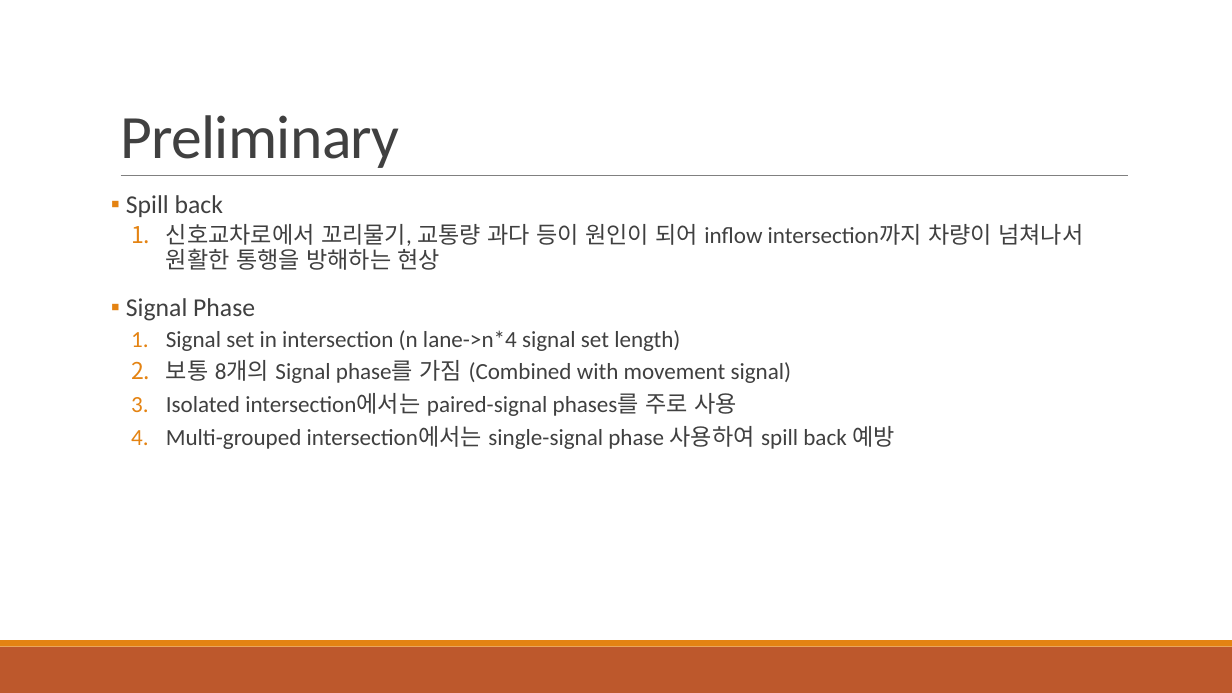
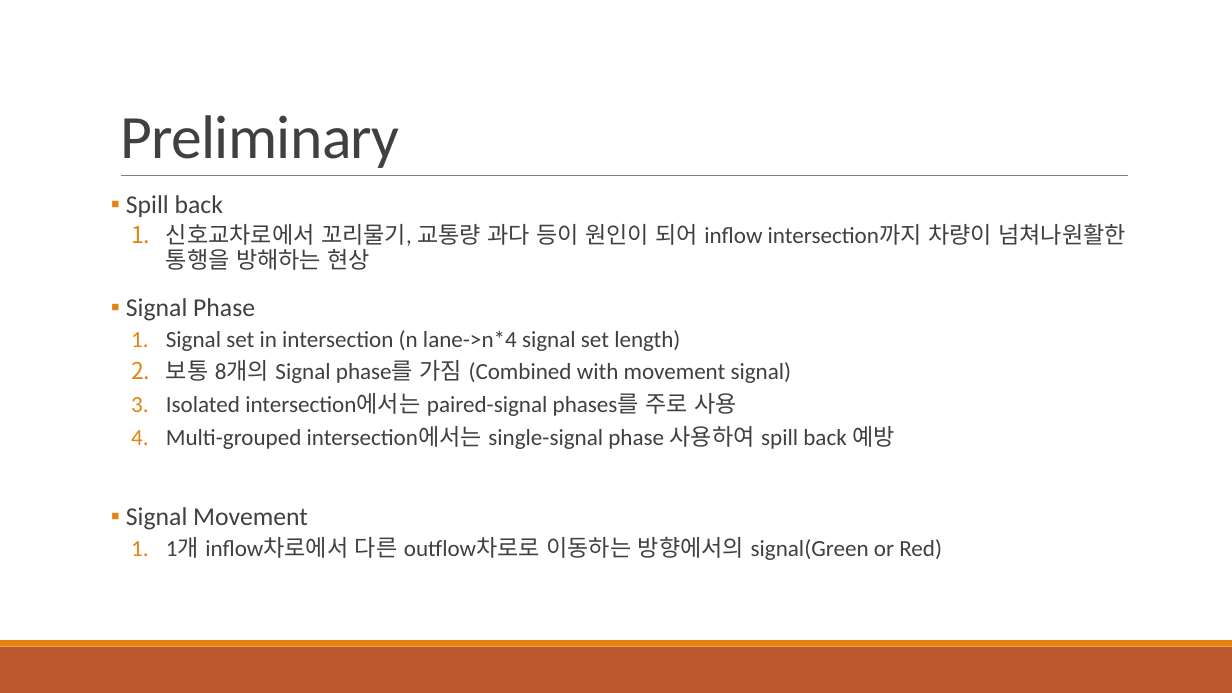
Before and after one commit to 3neutronstar/traffic-optimization_RL, a slide deck: slide 5 of 1st_Seminar(강민수).pptx. Drawn at 1232x693 pixels with LibreOffice and Linux fonts; fonts in the diff are those of the drawing. Boxes give left, top, right and bottom in pixels: in the first picture for what was removed or moved away, otherwise in the second. Text is boxed around its words. In the diff, an @@ line names an element or a change of style, - is before the commit and + after.

```diff
--- a/1st_Seminar(강민수).pptx
+++ b/1st_Seminar(강민수).pptx
@@ text at box(166, 223, 1126, 270): text changed @@
-  1. 신호교차로에서 꼬리물기, 교통량 과다 등이 원인이 되어 inflow intersection까지 차량이 넘쳐나서 원활한 통행을 방해하는 현상
+  1. 신호교차로에서 꼬리물기, 교통량 과다 등이 원인이 되어 inflow intersection까지 차량이 넘쳐나원활한 통행을 방해하는 현상
@@ text at box(126, 507, 942, 560): paragraphs added @@
+▪ Signal Movement
+  1. 1개 inflow차로에서 다른 outflow차로로 이동하는 방향에서의 signal(Green or Red)
```
Also in this commit, not shown: 6 other slides changed, 4 other files.
